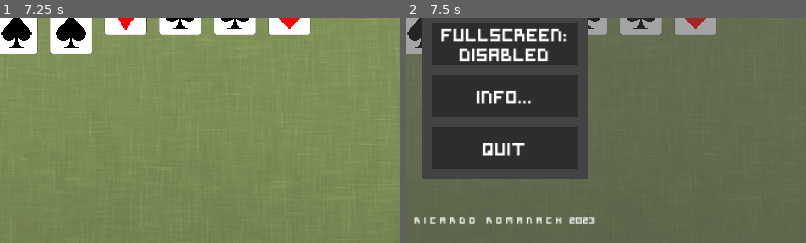
Above: before the commit, frames 1-2 (left to right).
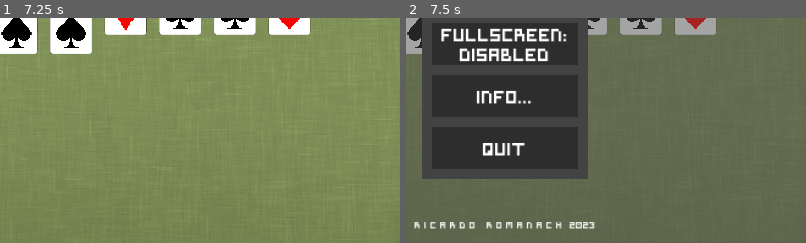
Above: after the commit, the same moments.

Repository: rawii22/FreeCellGodot
Game: Godot game, scene res://Scenes/main.tscn
Same seed, same stepped clock (60 frames per second), same inputs: the game is played once before the commit and once after it.
Inputs (mouse positions are % of the whole screen's width and height, from its top left):
- Up to frame 1 (7.25 s): click (20, 8) at 0.5 s; click (80, 8) at 1.25 s; click (80, 17) at 2 s; click (80, 8) at 2.75 s; click (80, 17) at 3.5 s; click (20, 8) at 4.25 s; click (80, 8) at 5 s; click (80, 17) at 5.75 s; click (20, 8) at 6.5 s
- Up to frame 2 (7.5 s): click (98, 96) at 7.25 s
The pictures show only the part of the screen within x 38-88%, y 50-100%; the shares and areas given below are measured in that part.

Frame 1 is identical in both runs. In frame 2, 1.2% of the frame differs, in the area x 2-48%, y 88-94%.

Commit message:
Added win screen, show stats on info screen
A win screen now appears when you win. You can choose to start a new game or replay the hand you just finished.
The Info screen now shows you your stats. Resetting the stats should update the stats displayed.
Default values for stats have been set to the proper values.

Diff:
--- a/Scenes/UI/GUI.tscn
+++ b/Scenes/UI/GUI.tscn
@@ -36,9 +36,9 @@
 
 [node name="Signature" type="Label" parent="DarkOverlay"]
 offset_left = 1320.0
-offset_top = 2000.0
+offset_top = 2023.0
 offset_right = 2520.0
-offset_bottom = 2099.0
+offset_bottom = 2122.0
 theme_override_fonts/font = ExtResource("3_w2snl")
 theme_override_font_sizes/font_size = 40
 text = "R I C A R D O   R O M A N A C H  2023"
--- a/Scenes/UI/info_screen.gd
+++ b/Scenes/UI/info_screen.gd
@@ -22,6 +22,7 @@
 		if visible:
 			get_parent().ui_changed(1)
 			get_parent().get_node("SettingsMenu").lose_focus()
+			update_info()
 		else:
 			get_parent().ui_changed(-1)
 			if get_parent().get_node("SettingsMenu").visible:
@@ -33,3 +34,17 @@
 	#Create confirm object
 	#If confirm,
 	table.reset_stats()
+	update_info()
+
+
+func update_info():
+	$StatsBackground/GamesPlayed.text = str(table.current_stats.games_played)
+	$StatsBackground/GamesWon.text = str(table.current_stats.games_won)
+	if table.current_stats.games_played > 0:
+		$StatsBackground/WinRate.text = "%.2f" % ((float(table.current_stats.games_won) / table.current_stats.games_played) * 100) + "%"
+		$StatsBackground/BestTime.text = "%d:%02d" % [floor(table.current_stats.best_time / 60), int(table.current_stats.best_time) % 60]
+		$StatsBackground/BestMoves.text = str(table.current_stats.best_moves)
+	else:
+		$StatsBackground/WinRate.text = ""
+		$StatsBackground/BestTime.text = ""
+		$StatsBackground/BestMoves.text = ""
--- a/Scenes/UI/info_screen.tscn
+++ b/Scenes/UI/info_screen.tscn
@@ -102,6 +102,16 @@
 theme_override_font_sizes/font_size = 50
 text = "Games Played:"
 
+[node name="GamesPlayed" type="Label" parent="StatsBackground"]
+layout_mode = 0
+offset_left = 530.0
+offset_top = 176.0
+offset_right = 618.0
+offset_bottom = 253.0
+theme_override_fonts/font = ExtResource("4_lhjgh")
+theme_override_font_sizes/font_size = 50
+text = "####"
+
 [node name="GamesWonLabel" type="Label" parent="StatsBackground"]
 offset_left = 133.0
 offset_top = 253.0
@@ -111,6 +121,15 @@
 theme_override_font_sizes/font_size = 50
 text = "Games Won:"
 
+[node name="GamesWon" type="Label" parent="StatsBackground"]
+offset_left = 530.0
+offset_top = 253.0
+offset_right = 618.0
+offset_bottom = 330.0
+theme_override_fonts/font = ExtResource("4_lhjgh")
+theme_override_font_sizes/font_size = 50
+text = "###"
+
 [node name="WinRateLabel" type="Label" parent="StatsBackground"]
 offset_left = 192.0
 offset_top = 330.0
@@ -120,6 +139,14 @@
 theme_override_font_sizes/font_size = 50
 text = "Win Rate:"
 
+[node name="WinRate" type="Label" parent="StatsBackground"]
+offset_left = 530.0
+offset_top = 330.0
+offset_right = 618.0
+offset_bottom = 407.0
+theme_override_fonts/font = ExtResource("4_lhjgh")
+theme_override_font_sizes/font_size = 50
+
 [node name="BestTimeLabel" type="Label" parent="StatsBackground"]
 offset_left = 148.0
 offset_top = 407.0
@@ -129,6 +156,14 @@
 theme_override_font_sizes/font_size = 50
 text = "Best Time:"
 
+[node name="BestTime" type="Label" parent="StatsBackground"]
+offset_left = 530.0
+offset_top = 407.0
+offset_right = 618.0
+offset_bottom = 484.0
+theme_override_fonts/font = ExtResource("4_lhjgh")
+theme_override_font_sizes/font_size = 50
+
 [node name="BestMovesLabel" type="Label" parent="StatsBackground"]
 offset_left = 96.0
 offset_top = 484.0
@@ -137,6 +172,14 @@
 theme_override_fonts/font = ExtResource("4_lhjgh")
 theme_override_font_sizes/font_size = 50
 text = "Best Moves:"
+
+[node name="BestMoves" type="Label" parent="StatsBackground"]
+offset_left = 530.0
+offset_top = 484.0
+offset_right = 618.0
+offset_bottom = 561.0
+theme_override_fonts/font = ExtResource("4_lhjgh")
+theme_override_font_sizes/font_size = 50
 
 [node name="ResetStats" type="TextureButton" parent="."]
 offset_left = 160.0
--- /dev/null
+++ b/Scenes/UI/win_screen.gd
@@ -0,0 +1,14 @@
+extends Control
+
+
+func construct(complete_time, moves_made):
+	$CompleteTime.text = "%d:%02d" % [floor(complete_time / 60), int(complete_time) % 60]
+	$Moves.text = str(moves_made)
+
+
+func _on_new_game_pressed():
+	get_tree().get_root().get_node("Main/Table").new_game()
+
+
+func _on_replay_pressed():
+	get_tree().get_root().get_node("Main/Table").replay()
--- /dev/null
+++ b/Scenes/UI/win_screen.tscn
@@ -0,0 +1,143 @@
+[gd_scene load_steps=5 format=3 uid="uid://d3x2imw43msls"]
+
+[ext_resource type="Script" path="res://Scenes/UI/win_screen.gd" id="1_afsuq"]
+[ext_resource type="FontFile" uid="uid://csh6y5qo6krcu" path="res://Assets/Fonts/SymtextFix.ttf" id="1_rsptf"]
+[ext_resource type="Texture2D" uid="uid://bjxme0f4fpinx" path="res://Assets/UI/settings_button_background_light.png" id="3_bybtl"]
+[ext_resource type="Texture2D" uid="uid://r5kcnyvl57dw" path="res://Assets/UI/settings_button_background_dark.png" id="4_h0yqu"]
+
+[node name="WinScreen" type="Control"]
+layout_mode = 3
+anchors_preset = 15
+anchor_right = 1.0
+anchor_bottom = 1.0
+grow_horizontal = 2
+grow_vertical = 2
+script = ExtResource("1_afsuq")
+
+[node name="Overlay" type="ColorRect" parent="."]
+layout_mode = 0
+offset_right = 3840.0
+offset_bottom = 2160.0
+color = Color(0.282353, 0.282353, 0.282353, 0.498039)
+
+[node name="Container" type="ColorRect" parent="."]
+layout_mode = 0
+offset_left = 520.0
+offset_top = 130.0
+offset_right = 3320.0
+offset_bottom = 2030.0
+color = Color(0.262745, 0.262745, 0.262745, 0.968627)
+
+[node name="YouWon" type="Label" parent="."]
+layout_mode = 0
+offset_left = 1524.0
+offset_top = 180.0
+offset_right = 2316.0
+offset_bottom = 403.0
+theme_override_fonts/font = ExtResource("1_rsptf")
+theme_override_font_sizes/font_size = 150
+text = "You Won!"
+horizontal_alignment = 1
+vertical_alignment = 1
+
+[node name="Results" type="Label" parent="."]
+layout_mode = 0
+offset_left = 670.0
+offset_top = 470.0
+offset_right = 3170.0
+offset_bottom = 590.0
+theme_override_fonts/font = ExtResource("1_rsptf")
+theme_override_font_sizes/font_size = 70
+text = "-  Results  -"
+horizontal_alignment = 1
+vertical_alignment = 1
+
+[node name="CompleteTimeLabel" type="Label" parent="."]
+offset_left = 1242.0
+offset_top = 650.0
+offset_right = 1920.0
+offset_bottom = 757.0
+theme_override_fonts/font = ExtResource("1_rsptf")
+theme_override_font_sizes/font_size = 70
+text = "Complete Time:"
+horizontal_alignment = 1
+vertical_alignment = 1
+
+[node name="MovesLabel" type="Label" parent="."]
+offset_left = 1633.0
+offset_top = 800.0
+offset_right = 1920.0
+offset_bottom = 907.0
+theme_override_fonts/font = ExtResource("1_rsptf")
+theme_override_font_sizes/font_size = 70
+text = "Moves:"
+horizontal_alignment = 1
+vertical_alignment = 1
+
+[node name="CompleteTime" type="Label" parent="."]
+layout_mode = 0
+offset_left = 2020.0
+offset_top = 650.0
+offset_right = 2289.0
+offset_bottom = 757.0
+theme_override_fonts/font = ExtResource("1_rsptf")
+theme_override_font_sizes/font_size = 70
+text = "##:##"
+
+[node name="Moves" type="Label" parent="."]
+layout_mode = 0
+offset_left = 2020.0
+offset_top = 800.0
+offset_right = 2206.0
+offset_bottom = 907.0
+theme_override_fonts/font = ExtResource("1_rsptf")
+theme_override_font_sizes/font_size = 70
+text = "###"
+
+[node name="NewGame" type="TextureButton" parent="."]
+offset_left = 1170.0
+offset_top = 1750.0
+offset_right = 1870.0
+offset_bottom = 1950.0
+focus_previous = NodePath("../Replay")
+texture_normal = ExtResource("3_bybtl")
+texture_pressed = ExtResource("3_bybtl")
+texture_hover = ExtResource("4_h0yqu")
+texture_focused = ExtResource("4_h0yqu")
+
+[node name="Label" type="Label" parent="NewGame"]
+layout_mode = 0
+offset_right = 700.0
+offset_bottom = 200.0
+theme_override_constants/line_spacing = -25
+theme_override_fonts/font = ExtResource("1_rsptf")
+theme_override_font_sizes/font_size = 75
+text = "new game"
+horizontal_alignment = 1
+vertical_alignment = 1
+clip_text = true
+
+[node name="Replay" type="TextureButton" parent="."]
+offset_left = 1970.0
+offset_top = 1750.0
+offset_right = 2670.0
+offset_bottom = 1950.0
+focus_next = NodePath("../NewGame")
+focus_previous = NodePath("../Resume")
+texture_normal = ExtResource("3_bybtl")
+texture_pressed = ExtResource("3_bybtl")
+texture_hover = ExtResource("4_h0yqu")
+texture_focused = ExtResource("4_h0yqu")
+
+[node name="Label" type="Label" parent="Replay"]
+layout_mode = 0
+offset_right = 700.0
+offset_bottom = 200.0
+theme_override_fonts/font = ExtResource("1_rsptf")
+theme_override_font_sizes/font_size = 80
+text = "Replay"
+horizontal_alignment = 1
+vertical_alignment = 1
+
+[connection signal="pressed" from="NewGame" to="." method="_on_new_game_pressed"]
+[connection signal="pressed" from="Replay" to="." method="_on_replay_pressed"]
--- a/Scenes/table.gd
+++ b/Scenes/table.gd
@@ -1,8 +1,8 @@
 extends Node2D
 
 @export var card_scene: PackedScene
-@export var confirm_screen: PackedScene #TODO: Create this class and connect it
-@export var win_screen: PackedScene #TODO: Create this class and connect it
+@export var confirm_screen_scene: PackedScene #TODO: Create this class and connect it
+@export var win_screen_scene: PackedScene #TODO: Create this class and connect it
 
 var movement_occuring = false
 var card_spacing = 92
@@ -11,8 +11,10 @@
 var move_count = 0
 var time_elapsed = 0
 var time_paused = true
+
 var auto_completing = false
 var won = false
+var win_screen
 
 var current_hand = []
 var previous_seed = -1
@@ -42,12 +44,10 @@
 
 # Called when the node enters the scene tree for the first time.
 func _ready():
+	current_stats = Stats.new()
 	#TODO: Read the save file. Set to defaults if none.
-	current_stats = Stats.new()
-	current_stats.games_played = 0
-	current_stats.games_won = 0
-	current_stats.best_time = 0
-	current_stats.best_moves = 0
+	#If no data found, reset stats to defaults. Otherwise, read it.
+	reset_stats()
 
 
 # Called every frame. 'delta' is the elapsed time since the previous frame.
@@ -151,15 +151,15 @@
 	get_tree().call_group("card", "queue_free")
 
 	if won:
-		#TODO: Delete won screen
-		pass
+		remove_child(win_screen)
+		win_screen.queue_free()
 
 	move_history.clear()
 	redo_stack.clear()
+	won = false
 	move_count = 0
-	time_paused = true
 	time_elapsed = 0
-	won = false
+	set_time_paused(true)
 	$TimerText.text = "Time: " + "%d:%02d" % [floor(time_elapsed / 60), int(time_elapsed) % 60]
 	$MoveCounter.text = "Moves: " + str(move_count)
 
@@ -228,7 +228,7 @@
 
 
 func calculate_max_stack_size():
-	max_stack_size = (2**free_columns) * (free_cells + 1)
+	max_stack_size = (pow(2, free_columns)) * (free_cells + 1)
 
 
 func update_free_cells(delta, is_column = false):
@@ -305,9 +305,12 @@
 
 
 func win():
-	time_paused = true
+	set_time_paused(true)
 	won = true
-	#TODO: Instantiate win screen
+	win_screen = win_screen_scene.instantiate()
+	win_screen.construct(time_elapsed, move_count)
+	add_child(win_screen)
+	win_screen.show()
 
 	current_stats.games_played += 1
 	current_stats.games_won += 1
@@ -335,6 +338,6 @@
 func reset_stats():
 	current_stats.games_played = 0
 	current_stats.games_won = 0
-	current_stats.best_time = 0
-	current_stats.best_moves = 0
+	current_stats.best_time = 99999999 #~3 years
+	current_stats.best_moves = pow(2,63) #
 	save()
--- a/Scenes/table.tscn
+++ b/Scenes/table.tscn
@@ -1,8 +1,9 @@
-[gd_scene load_steps=14 format=3 uid="uid://halilhmrnwbj"]
+[gd_scene load_steps=15 format=3 uid="uid://halilhmrnwbj"]
 
 [ext_resource type="Script" path="res://Scenes/table.gd" id="1_6ejq1"]
 [ext_resource type="Texture2D" uid="uid://yftiyvg4uvt1" path="res://Assets/Backgrounds/greenFeltBackground2.jpeg" id="1_f1yuq"]
 [ext_resource type="PackedScene" uid="uid://qwn5500363f6" path="res://Scenes/card.tscn" id="2_miioh"]
+[ext_resource type="PackedScene" uid="uid://d3x2imw43msls" path="res://Scenes/UI/win_screen.tscn" id="3_5ekoy"]
 [ext_resource type="PackedScene" uid="uid://bcfvtshla67dh" path="res://Scenes/column.tscn" id="3_aykv7"]
 [ext_resource type="PackedScene" uid="uid://c8opcxd758irl" path="res://Scenes/freecell.tscn" id="4_qcfbx"]
 [ext_resource type="PackedScene" uid="uid://cqjfiswkpnpu" path="res://Scenes/foundation.tscn" id="5_23w33"]
@@ -17,6 +18,7 @@
 [node name="Table" type="Node2D"]
 script = ExtResource("1_6ejq1")
 card_scene = ExtResource("2_miioh")
+win_screen_scene = ExtResource("3_5ekoy")
 
 [node name="Background" type="TextureRect" parent="."]
 offset_right = 3840.0
